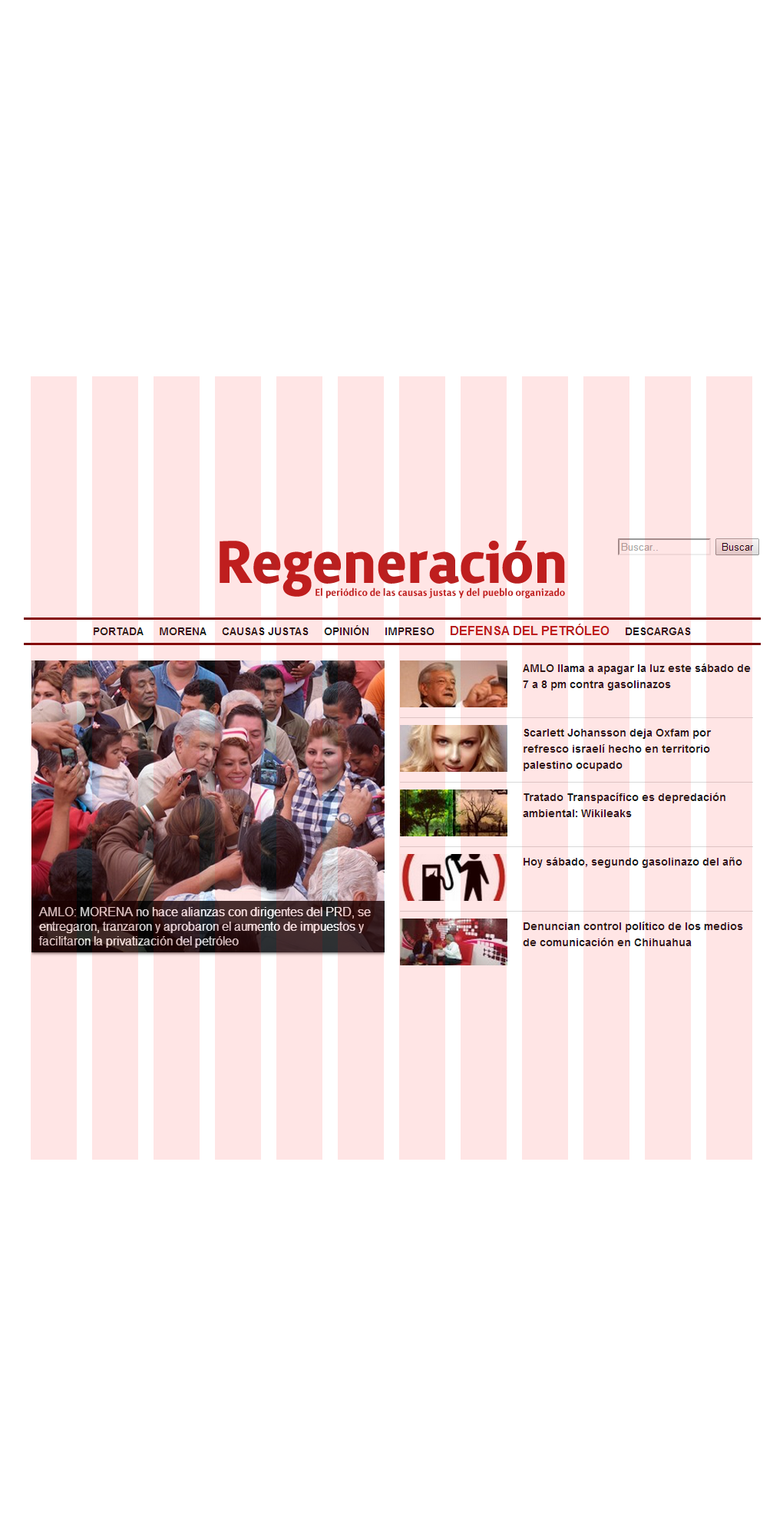
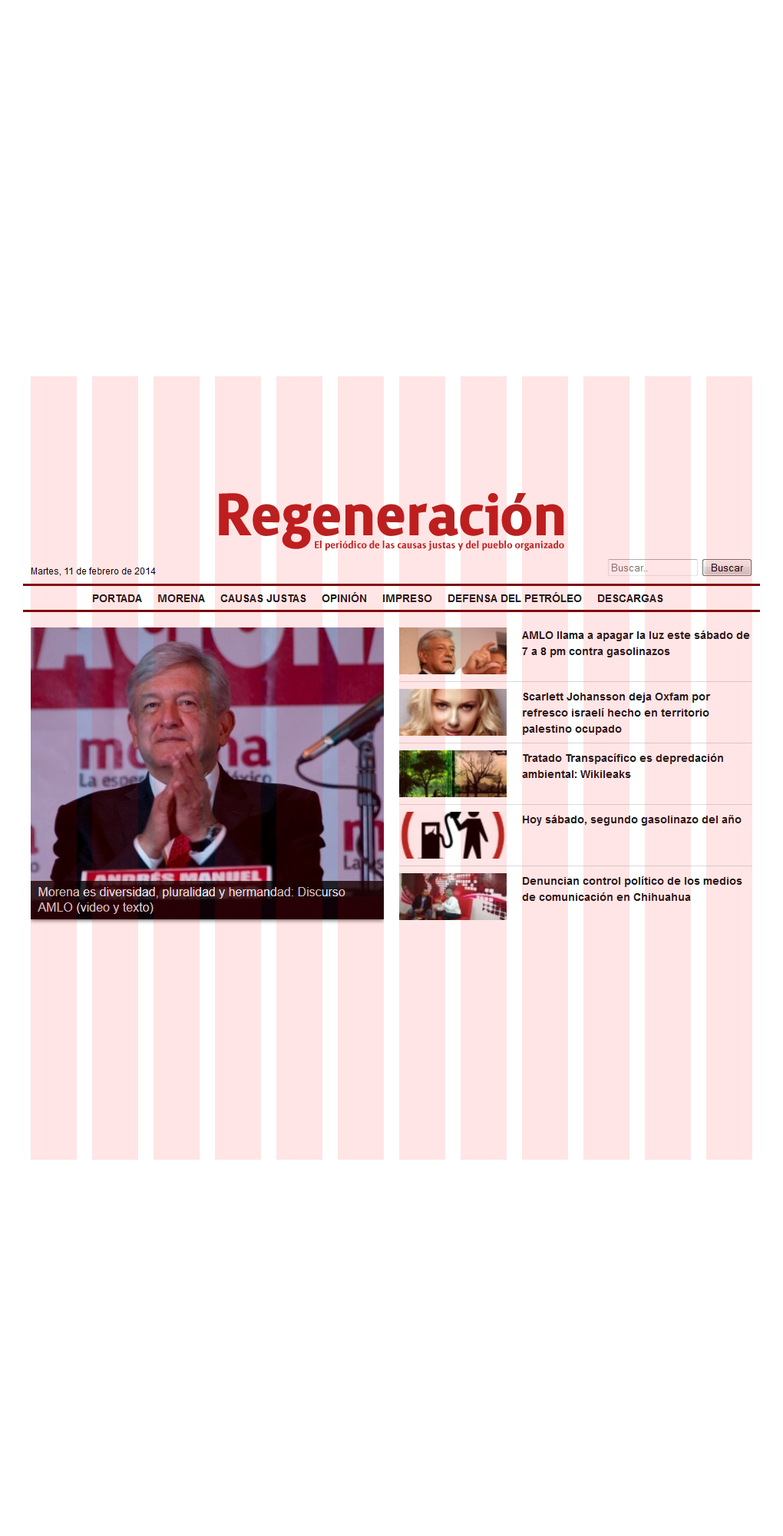
Layer changes from the first w=783, h=1536 image to the second:
painted on "Layer 1" over [23,493,762,966]
